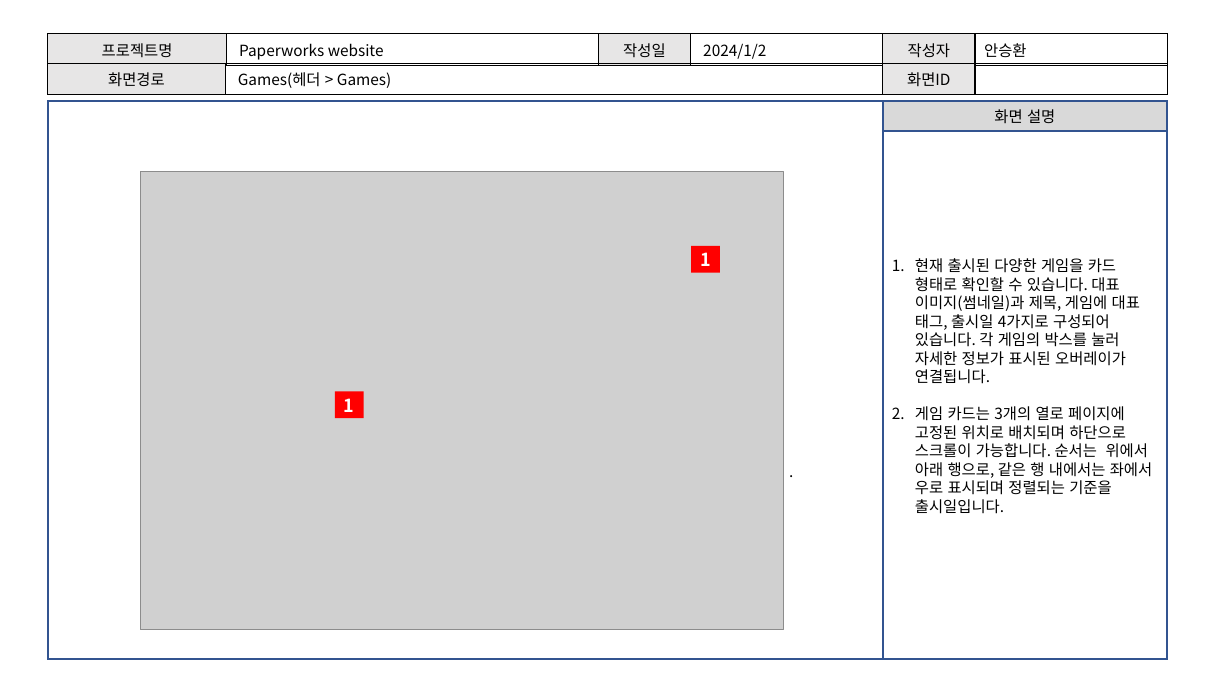
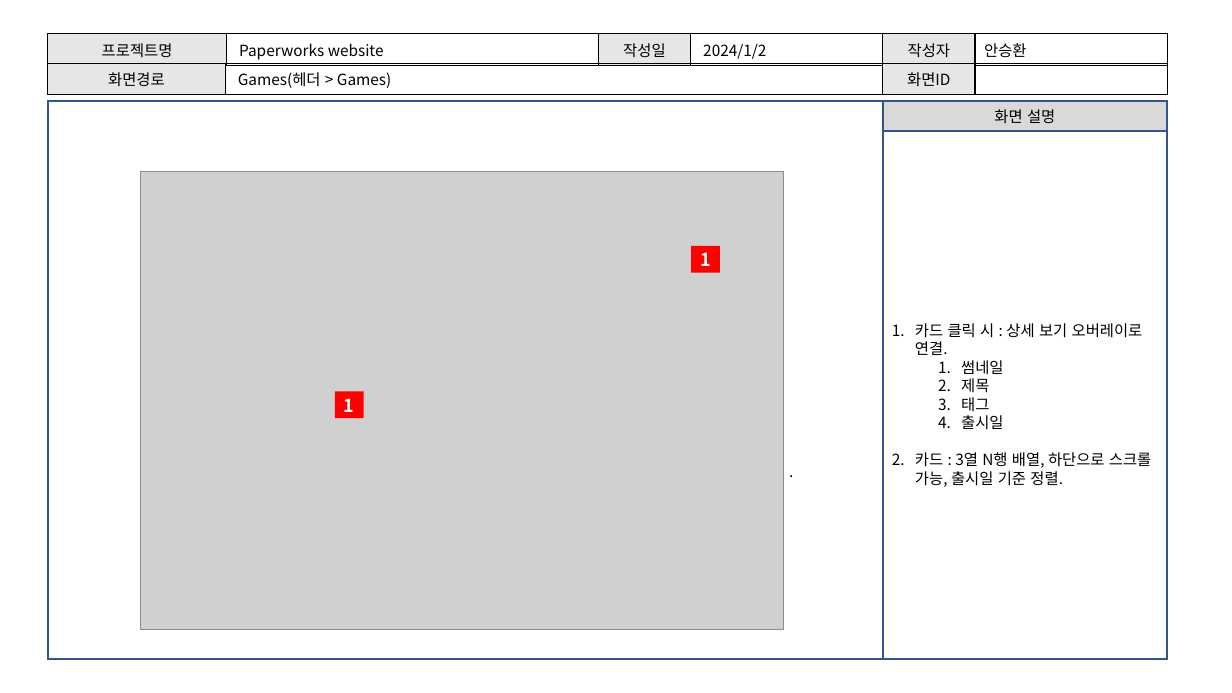
Before and after one commit to Awhn/paperworksweb, a slide deck: slide 6 of docs/코멘토_기획_화면설계서 양식.pptx. Drawn at 1232x693 pixels with LibreOffice and Linux fonts; fonts in the diff are those of the drawing; grey boxes stand for pictures. Boxes give left, top, right and bottom in pixels: in the first picture for what was removed or moved away, otherwise in the second. Text is boxed around its words. In the diff, an @@ line names an element or a change of style, - is before the commit and + after.

```diff
--- a/docs/코멘토_기획_화면설계서 양식.pptx
+++ b/docs/코멘토_기획_화면설계서 양식.pptx
@@ text in rectangle at (x1=915, y1=323, x2=1151, y2=487): text changed @@
-1. 현재 출시된 다양한 게임을 카드 형태로 확인할 수 있습니다. 대표 이미지(썸네일)과 제목, 게임에 대표 태그, 출시일 4가지로 구성되어 있습니다. 각 게임의 박스를 눌러 자세한 정보가 표시된 오버레이가 연결됩니다.
-2. 게임 카드는 3개의 열로 페이지에 고정된 위치로 배치되며 하단으로 스크롤이 가능합니다. 순서는 위에서 아래 행으로, 같은 행 내에서는 좌에서 우로 표시되며 정렬되는 기준을 출시일입니다.
+1. 카드 클릭 시 : 상세 보기 오버레이로 연결.
+  1. 썸네일
+  2. 제목
+  3. 태그
+  4. 출시일
+2. 카드 : 3열 N행 배열, 하단으로 스크롤 가능, 출시일 기준 정렬.
```
Also in this commit, not shown: 6 other slides changed, 1 slide added, 23 other files.
